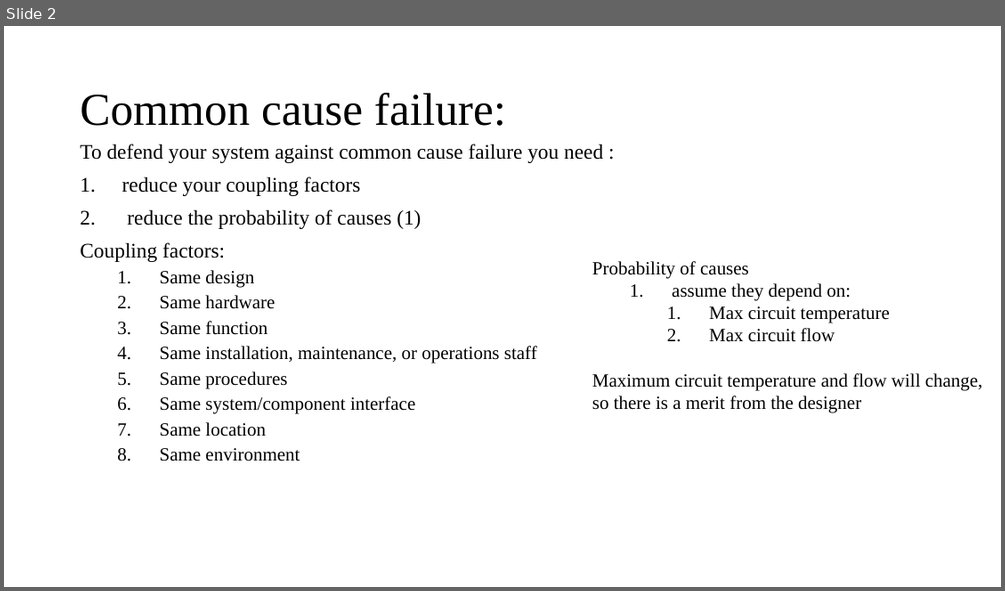
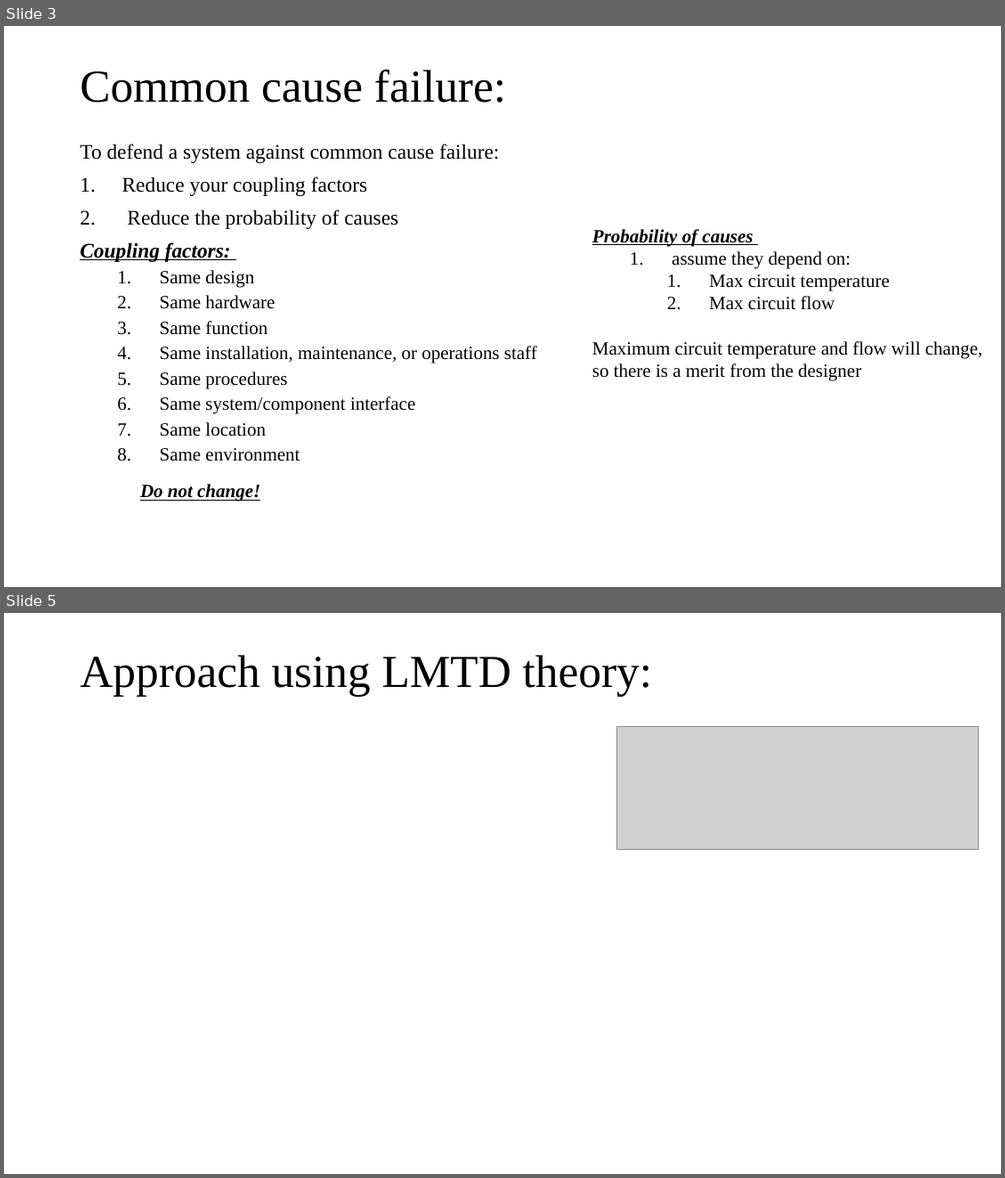
Before and after one commit to NikolaosKallieros/oklo_project, a slide deck: dracs_calculation/dracs.pptx. Shown one above the other, each under a label of ours: slide 2 before the commit, slides 3 and 5 after it; the slides between them are not shown. The pictures are 1005x591 and 1005x1178 pixels, drawn with LibreOffice and Linux fonts; fonts in the diff are those of the drawing; grey boxes stand for pictures. Boxes give left, top, right and bottom in pixels: in the first picture for what was removed or moved away, otherwise in the second. Text is boxed around its words. In the diff, an @@ line names an element or a change of style, - is before the commit and + after.

```diff
--- a/dracs_calculation/dracs.pptx
+++ b/dracs_calculation/dracs.pptx
@@ slide 5 added at [4, 613, 1001, 1174], background #FFFFFF @@
@@ title added at [80, 655, 652, 697], 44 pt, text #000000 @@
+Approach using LMTD theory:
@@ picture added at [617, 727, 979, 850] @@
@@ what was slide 2 is now slide 3 @@
@@ slide 3 changed as well @@
@@ title "Common cause failure:": place and size @@
-title "Common cause failure:" at [80, 93, 506, 126]
+title "Common cause failure:" at [80, 70, 506, 103]
@@ text at [80, 143, 499, 229]: text changed @@
-To defend your system against common cause failure you need :
-1. reduce your coupling factors
-2. reduce the probability of causes (1)
+To defend a system against common cause failure:
+1. Reduce your coupling factors
+2. Reduce the probability of causes
@@ text "Probability of causes": place and size @@
-text "Probability of causes" at [592, 261, 983, 413]
+text "Probability of causes" at [592, 229, 983, 381]
@@ text at [592, 229, 752, 246]: bold on, italic on, underline on in "Probability of causes" @@
@@ text at [80, 242, 231, 262]: bold on, italic on, underline on in "Coupling factors:" @@
@@ text added at [140, 483, 260, 501], 18 pt, text #000000, bold, italic, underline @@
+Do not change!
```
Also in this commit, not shown: 4 other slides changed, 18 other slides added, 2 slides removed, 10 other files.
